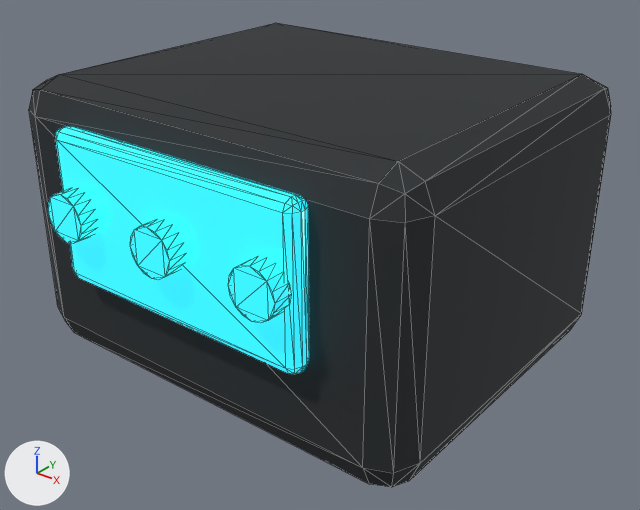
Two versions of the glTF model assets/models/items/item-encased-uranium-cell/item-encased-uranium-cell_variant_d.glb, one commit apart.
Camera for both pictures: a camera (50 mm lens) standing at (0.552, -0.692, 0.676) and looking at (0.004, -0.007, 0.252). The axes (+X, +Y, +Z) are drawn at lower left. The lights are the same throughout. The first picture is the older version. Mesh edges are drawn as thin lines. Objects named as collision shapes, trigger or cutter boxes, shadow casters or lower levels of detail are left out. Where no turn or scale is listed for an object, it has been applied to the vertices. Vertices at exactly the same position are counted once.

Objects in the first picture: 'Component faceplate', 'Component housing', 'Face indicator', 'Face indicator.001', 'Face indicator.002'.
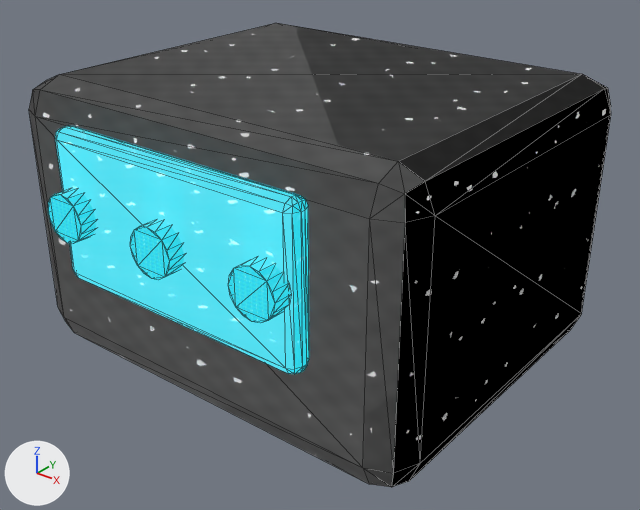
The newer file is also turned or shifted as a whole; pictures and numbers use the older file's frame.

Boxes [x1, y1, x2, y2] around the edits, measured in the pictures (640 x 510 px):
'Component housing', surface changed
    both: [29, 23, 611, 487]
'Component faceplate', surface changed
    both: [55, 126, 309, 374]
'Face indicator', surface changed, moved
    before: [48, 189, 96, 244]
    after: [228, 258, 291, 323]
'Face indicator.002', surface changed
    both: [48, 189, 291, 323]
'Face indicator.001', surface changed
    both: [130, 220, 184, 280]

Edits to the bpy script that builds the scene:
```text
Add img_glass_albedo:
    img_glass_albedo = load_image('glass_albedo', '_unpacked/glass_albedo', 256, 256, 'sRGB')
Add img_glass_height:
    img_glass_height = load_image('glass_height', '_unpacked/glass_height', 256, 256, 'Non-Color')
Add img_glass_roughness:
    img_glass_roughness = load_image('glass_roughness', '_unpacked/glass_roughness', 256, 256, 'Non-Color')
Add img_rubber_height:
    img_rubber_height = load_image('rubber_height', '_unpacked/rubber_height', 256, 256, 'Non-Color')
Add img_rubber_albedo:
    img_rubber_albedo = load_image('rubber_albedo', '_unpacked/rubber_albedo', 256, 256, 'sRGB')
Add img_rubber_roughness:
    img_rubber_roughness = load_image('rubber_roughness', '_unpacked/rubber_roughness', 256, 256, 'Non-Color')
Change mat_item_cyan_emission:
    remove # nodes: BsdfPrincipled, OutputMaterial
    remove # colours: cyan #27b8c8, cyan #2fd6e9
    nodes: BsdfPrincipled, Math, NormalMap, OutputMaterial, SeparateColor, TexImage x3
    colours: cyan #2fd6e9
    uses the picture img_glass_albedo
    uses the picture img_glass_height
    uses the picture img_glass_roughness
Change mat_item_rubber:
    remove # nodes: BsdfPrincipled, OutputMaterial
    remove # colours: black #24292c
    nodes: BsdfPrincipled, Math, NormalMap, OutputMaterial, SeparateColor, TexImage x3
    uses the picture img_rubber_albedo
    uses the picture img_rubber_height
    uses the picture img_rubber_roughness
Change mat_item_cyan_emission_001:
    remove # nodes: BsdfPrincipled, OutputMaterial
    remove # colours: cyan #27b8c8, cyan #2fd6e9
    nodes: BsdfPrincipled, Math, NormalMap, OutputMaterial, SeparateColor, TexImage x3
    colours: cyan #2fd6e9
    uses the picture img_glass_albedo
    uses the picture img_glass_height
    uses the picture img_glass_roughness
Change me_cylinder_817:
    used by ob_face_indicator; location = (-0.12, -0.23, 0.34)
    remove me_cylinder_817.from_pydata(...)  # 32 vertices, 60 faces; spans x -0.025..0.025, y -0.01..0.01, z -0.025..0.025
    add me_cylinder_817.from_pydata(...)  # 32 vertices, 60 faces; spans x 0.215..0.265, y -0.01..0.01, z -0.025..0.025
    me_cylinder_817 part 1: the whole mesh is moved by (0.24, 0.0, 0.0)
```
